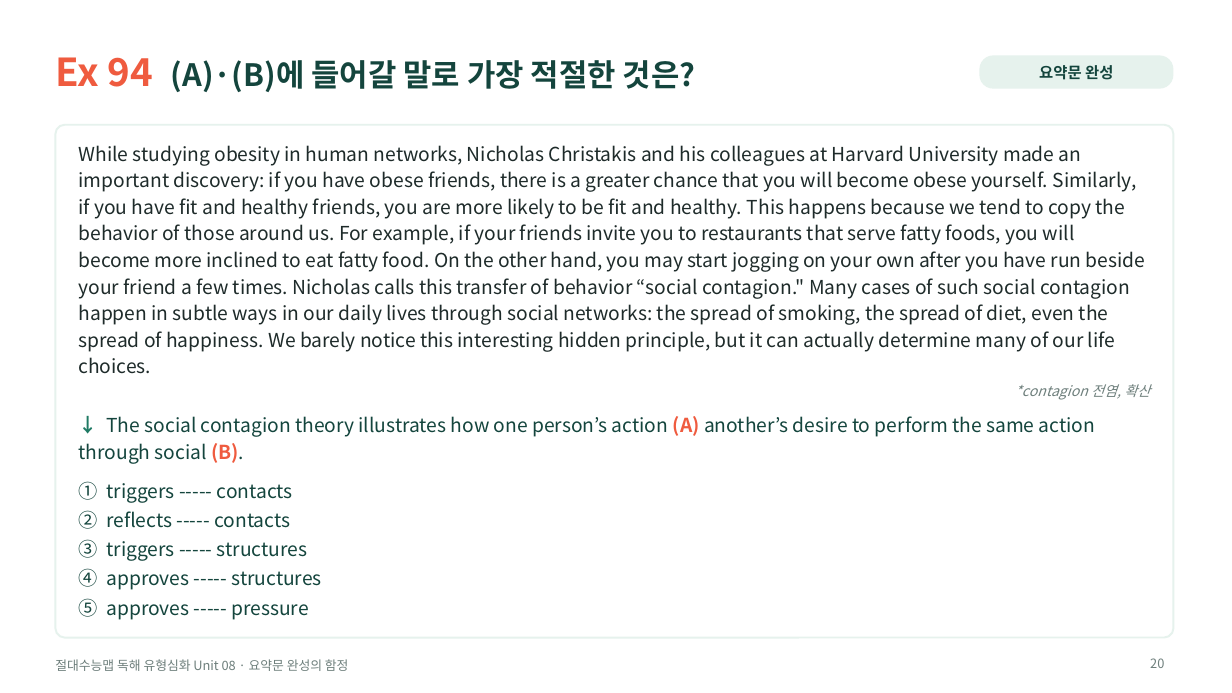
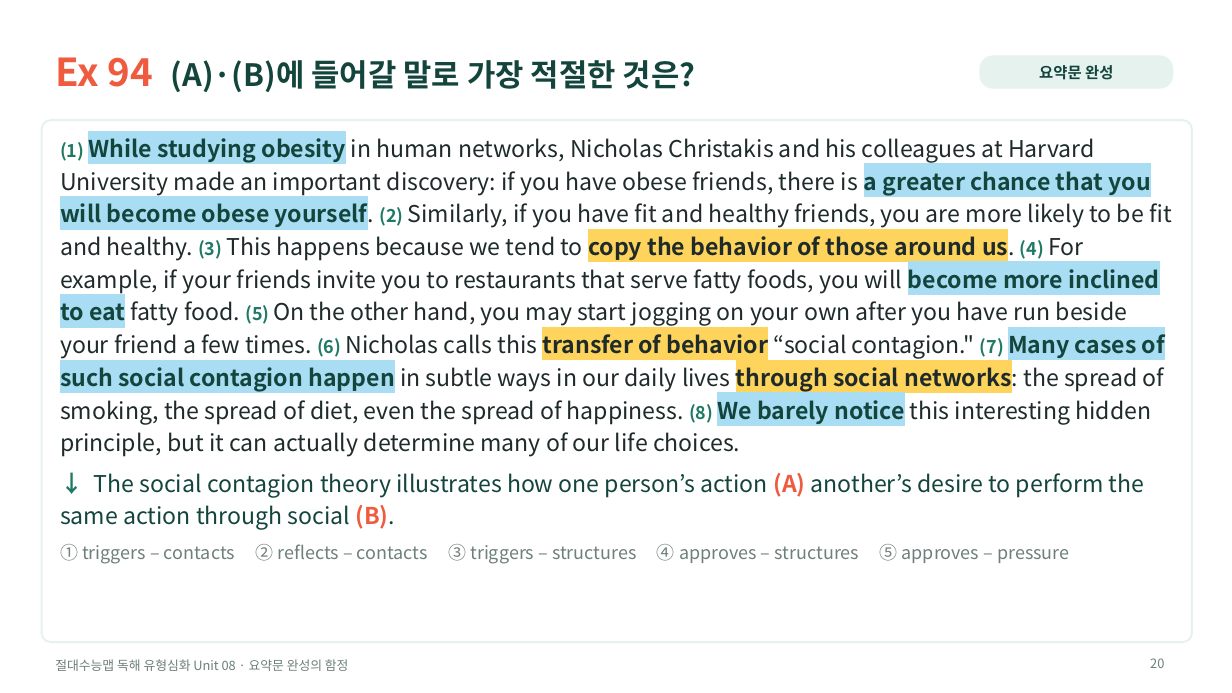
Before and after one commit to HUFSDavid/HUFSDavid, a slide deck: slide 20 of 절대수능맵_독해유형심화_Unit08_수업PPT.pptx. Drawn at 1232x693 pixels with LibreOffice and Linux fonts; fonts in the diff are those of the drawing. Boxes give left, top, right and bottom in pixels: in the first picture for what was removed or moved away, otherwise in the second. Text is boxed around its words. In the diff, an @@ line names an element or a change of style, - is before the commit and + after.

```diff
--- a/절대수능맵_독해유형심화_Unit08_수업PPT.pptx
+++ b/절대수능맵_독해유형심화_Unit08_수업PPT.pptx
@@ rounded rectangle: place and size @@
-rounded rectangle at <box>55,125,1174,638</box>
+rounded rectangle at <box>42,120,1192,642</box>
@@ text at <box>60,138,1172,457</box>: text changed; size 15 to 18 pt @@
-While studying obesity in human networks, Nicholas Christakis and his colleagues at Harvard University made an important discovery: if you have obese friends, there is a greater chance that you will become obese yourself. Similarly, if you have fit and healthy friends, you are more likely to be fit and healthy. This happens because we tend to copy the behavior of those around us. For example, if your friends invite you to restaurants that serve fatty foods, you will become more inclined to eat fatty food. On the other hand, you may start jogging on your own after you have run beside your friend a few times. Nicholas calls this transfer of behavior “social contagion." Many cases of such social contagion happen in subtle ways in our daily lives through social networks: the spread of smoking, the spread of diet, even the spread of happiness. We barely notice this interesting hidden principle, but it can actually determine many of our life choices.
-*contagion 전염, 확산
+(1) While studying obesity in human networks, Nicholas Christakis and his colleagues at Harvard University made an important discovery: if you have obese friends, there is a greater chance that you will become obese yourself. (2) Similarly, if you have fit and healthy friends, you are more likely to be fit and healthy. (3) This happens because we tend to copy the behavior of those around us. (4) For example, if your friends invite you to restaurants that serve fatty foods, you will become more inclined to eat fatty food. (5) On the other hand, you may start jogging on your own after you have run beside your friend a few times. (6) Nicholas calls this transfer of behavior “social contagion." (7) Many cases of such social contagion happen in subtle ways in our daily lives through social networks: the spread of smoking, the spread of diet, even the spread of happiness. (8) We barely notice this interesting hidden principle, but it can actually determine many of our life choices.
@@ text "(1) While studying obesity in ...": place and size @@
-text "(1) While studying obesity in ..." at <box>79,145,1150,620</box>
+text "(1) While studying obesity in ..." at <box>60,138,1172,564</box>
@@ text at <box>60,473,1145,530</box>: size 15 to 18 pt in "↓ The social contagion theory illustrates how ..."; line spacing 1.15 to 1.18; less space between paragraphs @@
@@ text at <box>60,544,1069,564</box>: text changed; size 15 to 14 pt; text colour #14453D to #6E7F7C @@
-① triggers ----- contacts
-② reflects ----- contacts
-③ triggers ----- structures
-④ approves ----- structures
-⑤ approves ----- pressure
+① triggers – contacts ② reflects – contacts ③ triggers – structures ④ approves – structures ⑤ approves – pressure
```
Also in this commit, not shown: 51 other slides changed, 14 slides added, 29 slides removed, 5 other files.
